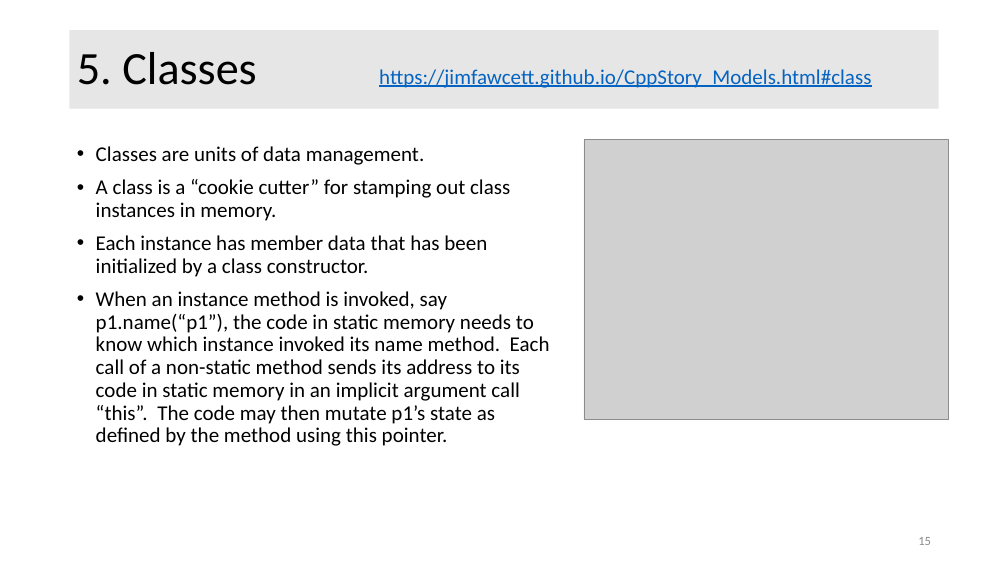
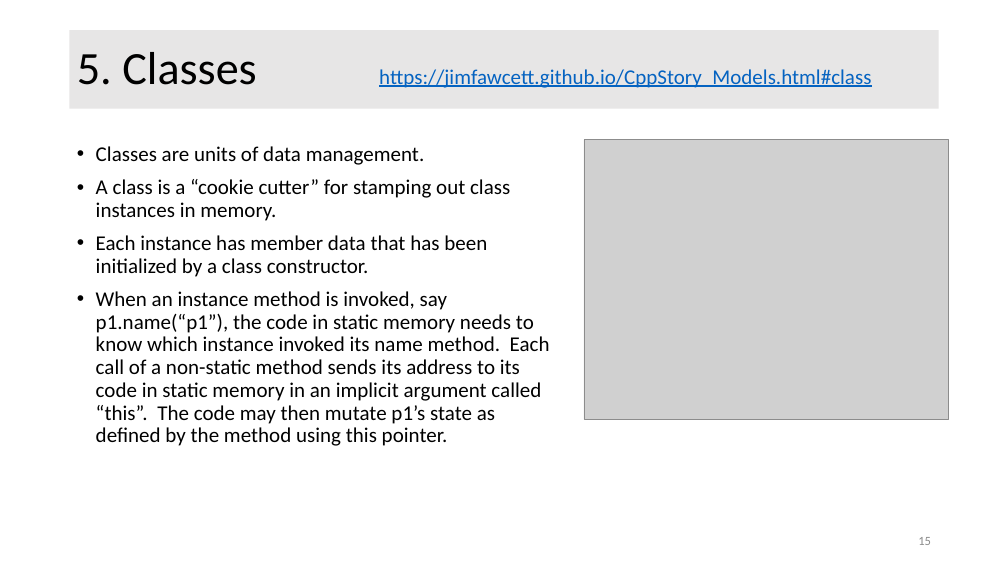
Before and after one commit to JimFawcett/JimFawcett.github.io, a slide deck: slide 15 of Resources/CppModels.pptx. Drawn at 1008x567 pixels with LibreOffice and Linux fonts; fonts in the diff are those of the drawing; grey boxes stand for pictures. Boxes give left, top, right and bottom in pixels: in the first picture for what was removed or moved away, otherwise in the second. Text is boxed around its words. In the diff, an @@ line names an element or a change of style, - is before the commit and + after.

```diff
--- a/Resources/CppModels.pptx
+++ b/Resources/CppModels.pptx
@@ text at bbox=[96, 291, 550, 446]: text changed @@
-• When an instance method is invoked, say p1.name(“p1”), the code in static memory needs to know which instance invoked its name method. Each call of a non-static method sends its address to its code in static memory in an implicit argument call “this”. The code may then mutate p1’s state as defined by the method using this pointer.
+• When an instance method is invoked, say p1.name(“p1”), the code in static memory needs to know which instance invoked its name method. Each call of a non-static method sends its address to its code in static memory in an implicit argument called “this”. The code may then mutate p1’s state as defined by the method using this pointer.
```
Also in this commit, not shown: 2 other slides changed, 1 slide added, 1 other file.
